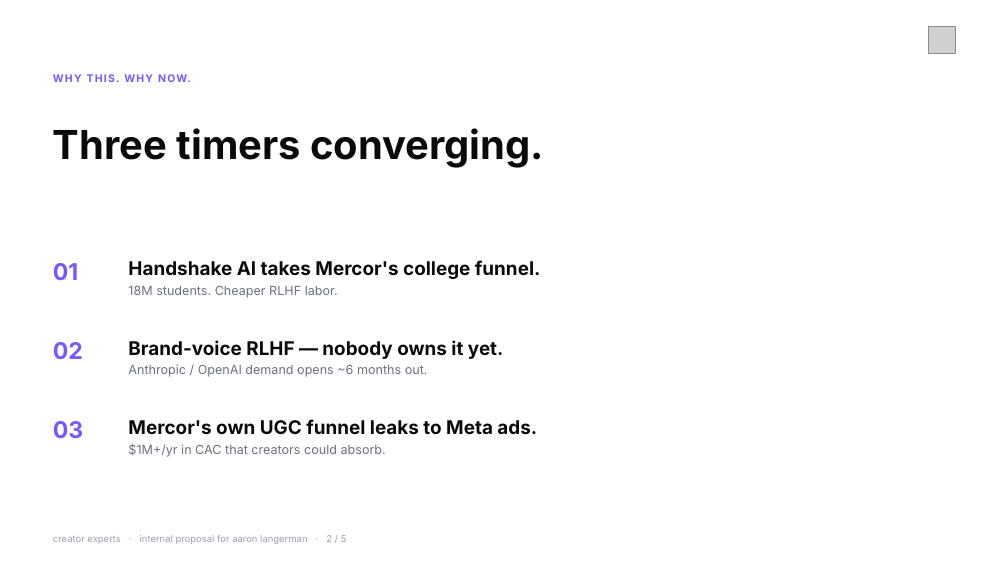
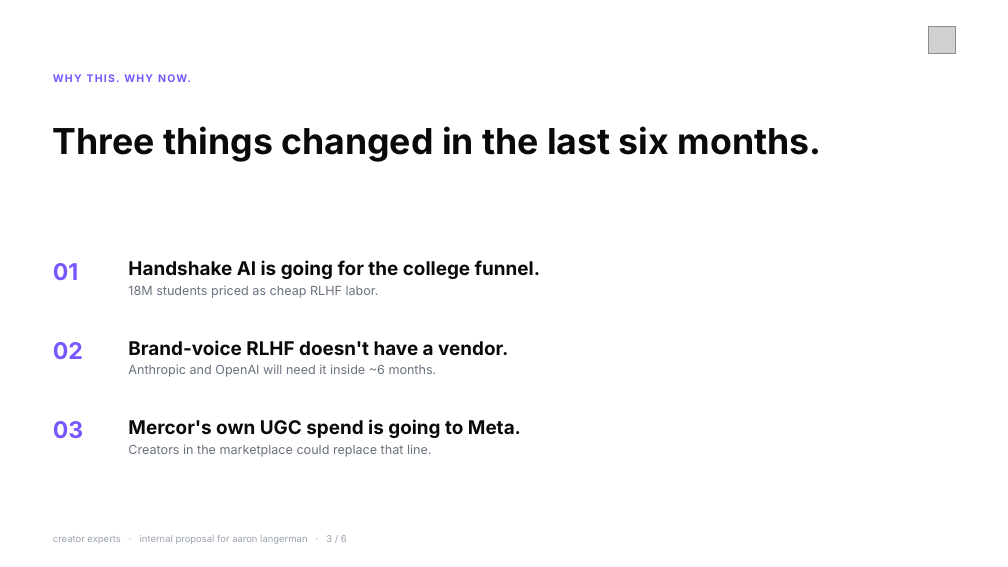
Before and after one commit to aarnavnaga/RallyEngine, a slide deck: slide 3 of docs/pitch/Mercor-Creators-Domain.pptx (slide 2 before the commit). Drawn at 1008x567 pixels with LibreOffice and Linux fonts; fonts in the diff are those of the drawing; grey boxes stand for pictures. Boxes give left, top, right and bottom in pixels: in the first picture for what was removed or moved away, otherwise in the second. Text is boxed around its words. In the diff, an @@ line names an element or a change of style, - is before the commit and + after.

```diff
--- a/docs/pitch/Mercor-Creators-Domain.pptx
+++ b/docs/pitch/Mercor-Creators-Domain.pptx
@@ text at [53,126,822,162]: text changed; size 38 to 34 pt @@
-Three timers converging.
+Three things changed in the last six months.
@@ text at [128,260,540,298]: text changed @@
-Handshake AI takes Mercor's college funnel.
-18M students. Cheaper RLHF labor.
+Handshake AI is going for the college funnel.
+18M students priced as cheap RLHF labor.
@@ text at [128,340,508,377]: text changed @@
-Brand-voice RLHF — nobody owns it yet.
-Anthropic / OpenAI demand opens ~6 months out.
+Brand-voice RLHF doesn't have a vendor.
+Anthropic and OpenAI will need it inside ~6 months.
@@ text at [128,419,521,457]: text changed @@
-Mercor's own UGC funnel leaks to Meta ads.
-$1M+/yr in CAC that creators could absorb.
+Mercor's own UGC spend is going to Meta.
+Creators in the marketplace could replace that line.
```
Also in this commit, not shown: 3 other slides changed, 2 slides added, 1 slide removed, 4 other files.
